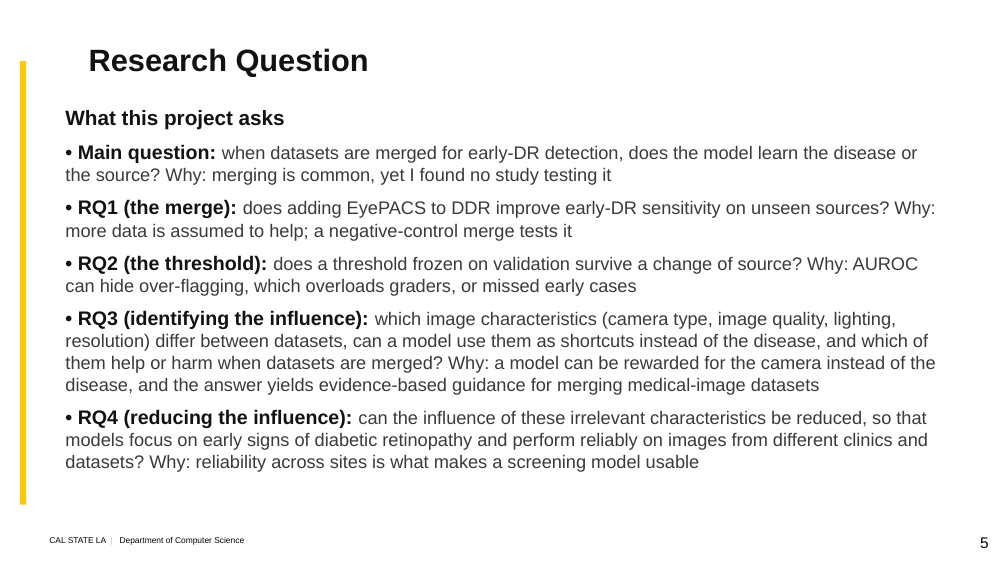
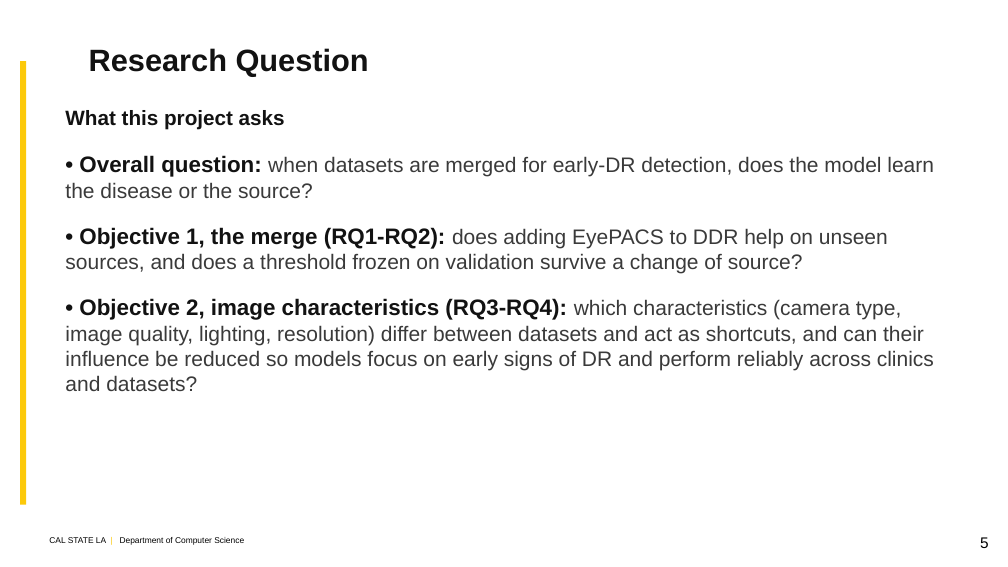
Before and after one commit to kazimab1/Early-DR, a slide deck: slide 5 of DR_Final_5min.pptx. Drawn at 1008x567 pixels with LibreOffice and Linux fonts; fonts in the diff are those of the drawing; background and template pictures are left out. Boxes give left, top, right and bottom in pixels: in the first picture for what was removed or moved away, otherwise in the second. Text is boxed around its words. In the diff, an @@ line names an element or a change of style, - is before the commit and + after.

```diff
--- a/DR_Final_5min.pptx
+++ b/DR_Final_5min.pptx
@@ text at bbox=[65, 155, 934, 391]: text changed; size 13 to 15 pt @@
-• Main question: when datasets are merged for early-DR detection, does the model learn the disease or the source? Why: merging is common, yet I found no study testing it
-• RQ1 (the merge): does adding EyePACS to DDR improve early-DR sensitivity on unseen sources? Why: more data is assumed to help; a negative-control merge tests it
-• RQ2 (the threshold): does a threshold frozen on validation survive a change of source? Why: AUROC can hide over-flagging, which overloads graders, or missed early cases
-• RQ3 (identifying the influence): which image characteristics (camera type, image quality, lighting, resolution) differ between datasets, can a model use them as shortcuts instead of the disease, and which of them help or harm when datasets are merged? Why: a model can be rewarded for the camera instead of the disease, and the answer yields evidence-based guidance for merging medical-image datasets
-• RQ4 (reducing the influence): can the influence of these irrelevant characteristics be reduced, so that models focus on early signs of diabetic retinopathy and perform reliably on images from different clinics and datasets? Why: reliability across sites is what makes a screening model usable
+• Overall question: when datasets are merged for early-DR detection, does the model learn the disease or the source?
+• Objective 1, the merge (RQ1-RQ2): does adding EyePACS to DDR help on unseen sources, and does a threshold frozen on validation survive a change of source?
+• Objective 2, image characteristics (RQ3-RQ4): which characteristics (camera type, image quality, lighting, resolution) differ between datasets and act as shortcuts, and can their influence be reduced so models focus on early signs of DR and perform reliably across clinics and datasets?
```
Also in this commit, not shown: 5 other slides changed, 1 other file.
